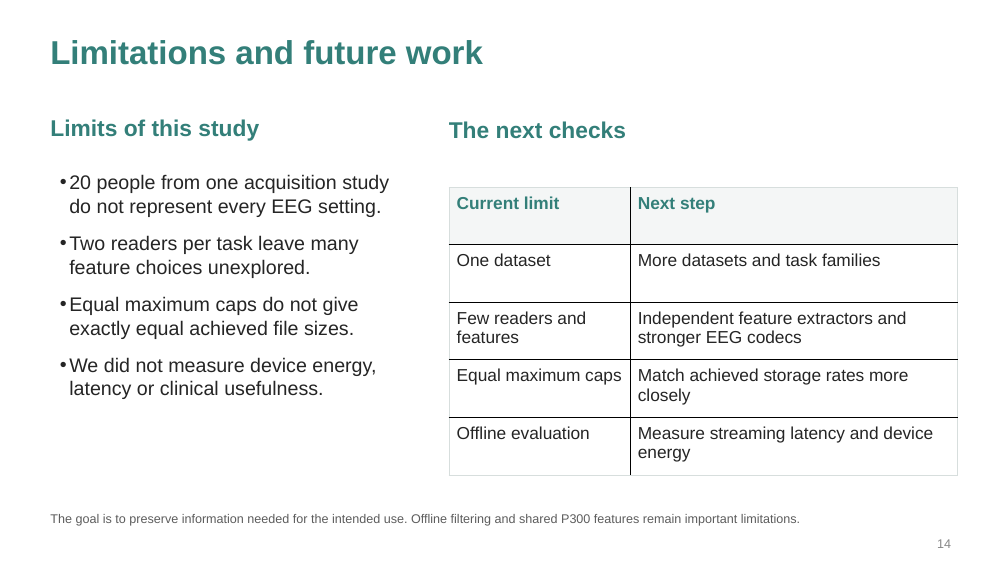
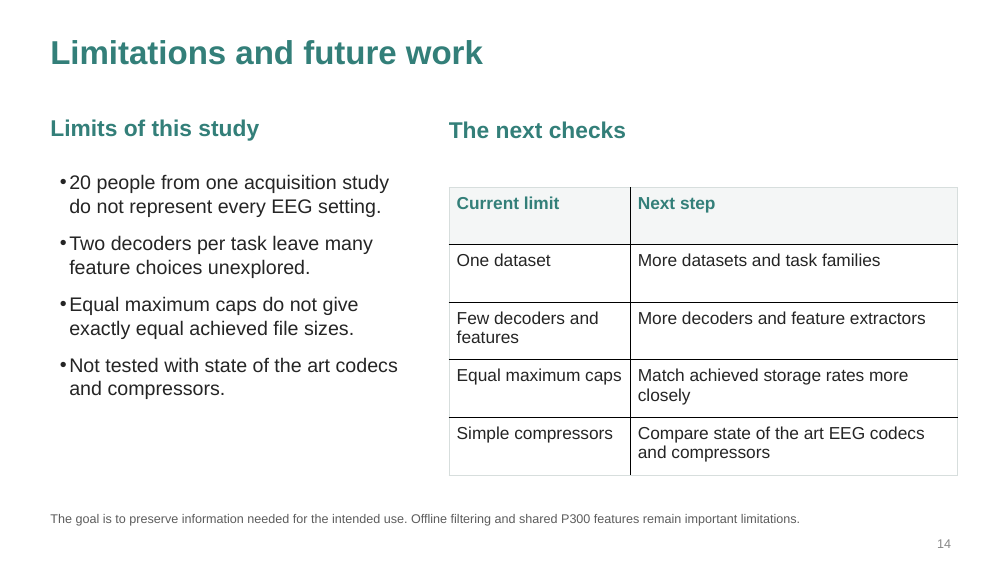
Before and after one commit to Deb044/DataCompression, a slide deck: slide 14 of output/presentation/every-bit-of-the-brain.pptx. Drawn at 1008x567 pixels with LibreOffice and Linux fonts; fonts in the diff are those of the drawing. Boxes give left, top, right and bottom in pixels: in the first picture for what was removed or moved away, otherwise in the second. Text is boxed around its words. In the diff, an @@ line names an element or a change of style, - is before the commit and + after.

Commit message:
slides: clarify decoders and task-aware compression goals

```diff
--- a/output/presentation/every-bit-of-the-brain.pptx
+++ b/output/presentation/every-bit-of-the-brain.pptx
@@ table at [449,188,958,475] @@
-row 3, column 1: Few readers and features
+row 3, column 1: Few decoders and features
-row 3, column 2: Independent feature extractors and stronger EEG codecs
+row 3, column 2: More decoders and feature extractors
-row 5, column 1: Offline evaluation
+row 5, column 1: Simple compressors
-row 5, column 2: Measure streaming latency and device energy
+row 5, column 2: Compare state of the art EEG codecs and compressors
@@ text at [69,235,373,278]: text changed @@
-• Two readers per task leave many feature choices unexplored.
+• Two decoders per task leave many feature choices unexplored.
@@ text at [69,357,398,399]: text changed @@
-• We did not measure device energy, latency or clinical usefulness.
+• Not tested with state of the art codecs and compressors.
```
Also in this commit, not shown: 11 other slides changed, 5 other files.
